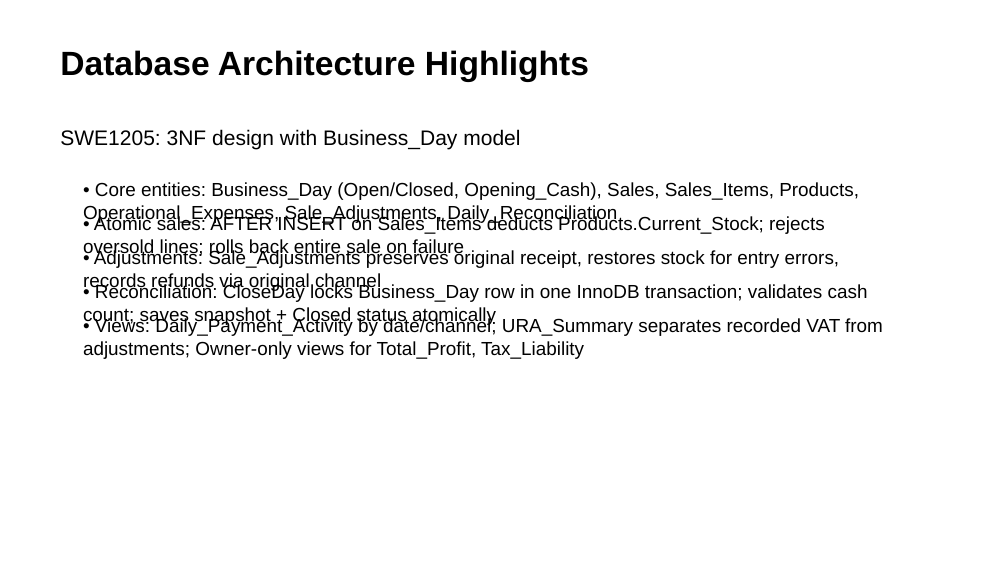
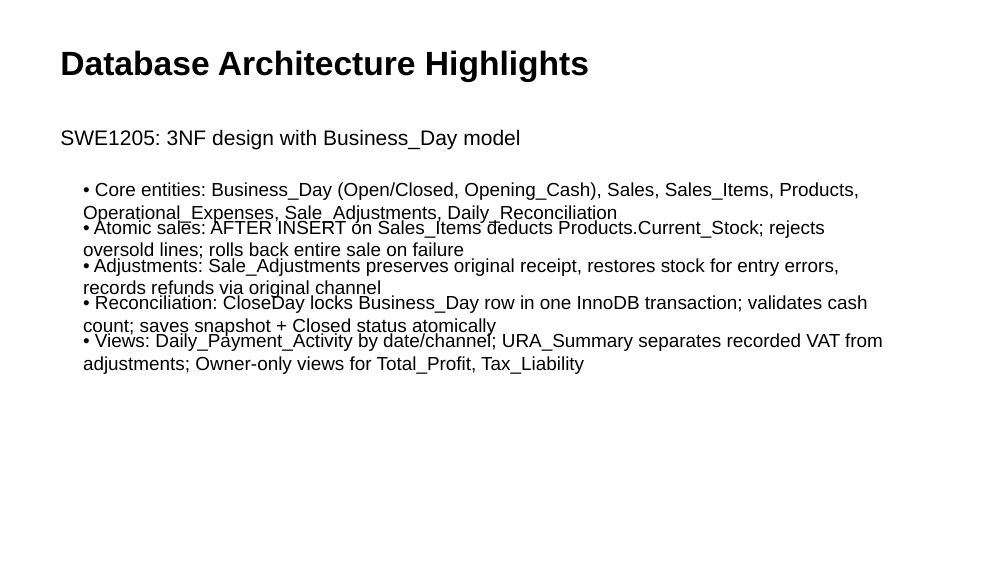
Before and after one commit to mugmarp/requirements-engineering-project-exercise, a slide deck: slide 7 of project_deliverables/PhaseFinal_Grand-Project-Presentation.pptx. Drawn at 1008x567 pixels with LibreOffice and Linux fonts; fonts in the diff are those of the drawing. Boxes give left, top, right and bottom in pixels: in the first picture for what was removed or moved away, otherwise in the second. Text is boxed around its words. In the diff, an @@ line names an element or a change of style, - is before the commit and + after.

Commit message:
fix: PPTX spacing - prevent overlapping
- Enable auto_size on text frames for natural text growth
- Increase bullet textbox height (0.5->0.6) and spacing (0.45->0.5)
- Increase table bottom margin (0.3->0.5)
- Fixes tight spacing on slides with tables + following text

```diff
--- a/project_deliverables/PhaseFinal_Grand-Project-Presentation.pptx
+++ b/project_deliverables/PhaseFinal_Grand-Project-Presentation.pptx
@@ text "• Atomic sales: AFTER INSERT ...": place and size @@
-text "• Atomic sales: AFTER INSERT ..." at [83, 215, 825, 257]
+text "• Atomic sales: AFTER INSERT ..." at [83, 219, 825, 261]
@@ text "• Adjustments: Sale_Adjustments preserves original ...": place and size @@
-text "• Adjustments: Sale_Adjustments preserves original ..." at [83, 249, 840, 291]
+text "• Adjustments: Sale_Adjustments preserves original ..." at [83, 257, 840, 299]
@@ text "• Reconciliation: CloseDay locks Business_Day ...": place and size @@
-text "• Reconciliation: CloseDay locks Business_Day ..." at [83, 283, 868, 325]
+text "• Reconciliation: CloseDay locks Business_Day ..." at [83, 295, 868, 336]
@@ text "• Views: Daily_Payment_Activity by date/channel; ...": place and size @@
-text "• Views: Daily_Payment_Activity by date/channel; ..." at [83, 317, 883, 359]
+text "• Views: Daily_Payment_Activity by date/channel; ..." at [83, 333, 883, 374]
```
Also in this commit, not shown: 5 other slides changed, 1 other file.
